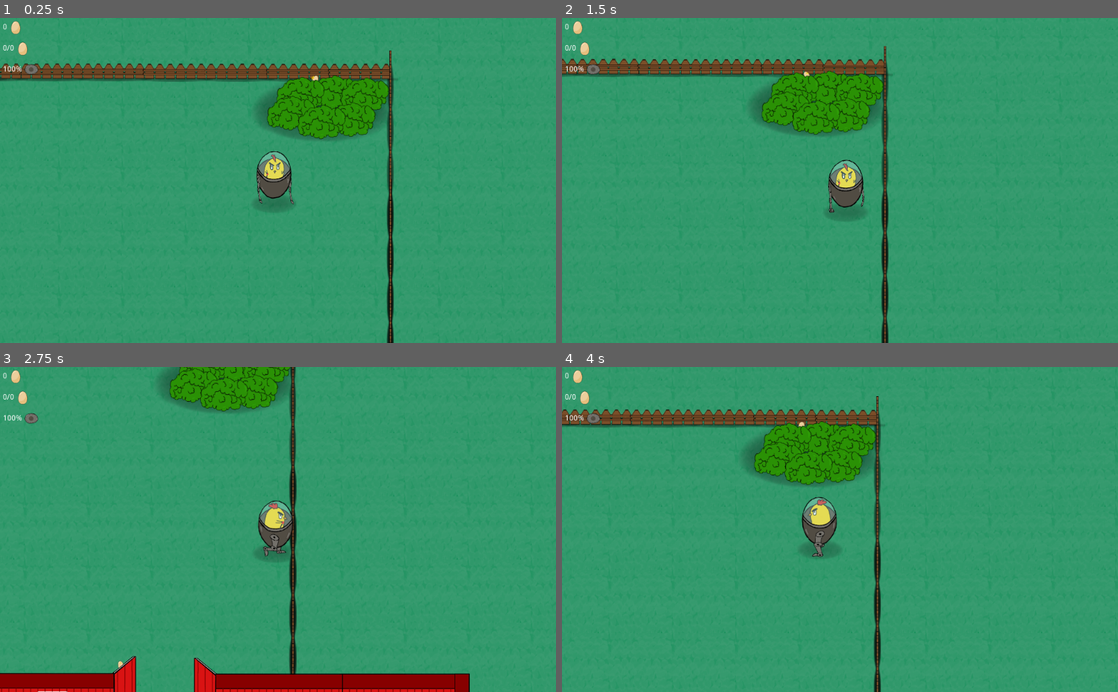
Above: before the commit, frames 1-4 (two rows, left to right).
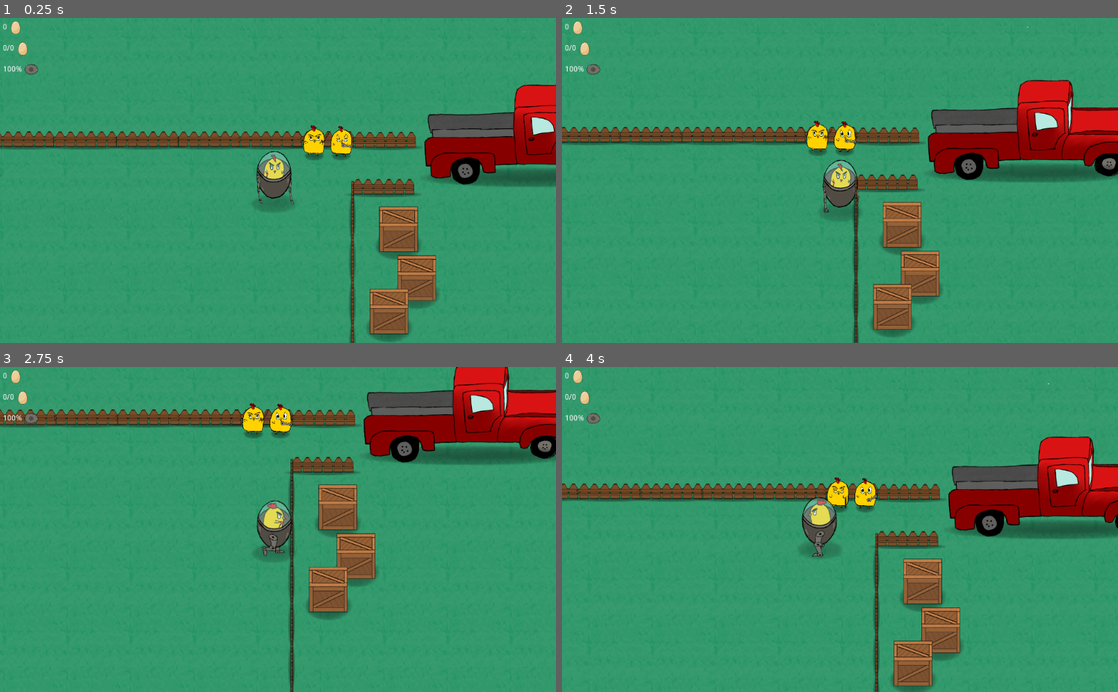
Above: after the commit, the same moments.

Repository: CiaranWoodward/LD46
Game: Godot game, scene res://Levels/FarmLevel.tscn
The game is run twice, just before and just after one commit, with the same random seed, the same clock (stepped at 60 frames per second) and the same inputs. This scene is started directly instead of the project's main scene.
Inputs (mouse positions are in pixels of both pictures, inside the frame that each line leads up to):
- Up to frame 1 (0.25 s): no input
- Up to frame 2 (1.5 s): tap Enter (ui_accept) at 0.5, 0.77 s; move the mouse to (962, 164) at 0.52 s; hold Right (player_right) 0.53-1.28 s; click (962, 164) at 0.6 s; move the mouse to (728, 196) at 1.27 s; hold S (player_down) from 1.28 s (still down); right-click (728, 196) at 1.35 s
- Up to frame 3 (2.75 s): tap Enter (ui_accept) at 1.52 s; move the mouse to (333, 458) at 2.02 s; release S (player_down) at 2.03 s; hold Right (player_right) from 2.03 s (still down); click (333, 458) at 2.1 s
- Up to frame 4 (4 s): move the mouse to (812, 594) at 2.77 s; release Right (player_right) at 2.78 s; hold W (player_up) 2.78-3.53 s; right-click (812, 594) at 2.85 s; click (812, 594) at 2.92 s; tap Enter (ui_accept) at 3.02, 3.77 s; move the mouse to (1006, 578) at 3.52 s; hold A (player_left) from 3.53 s (still down); click (1006, 578) at 3.6 s

The runs differ from the first frame. In frame 1, 21% of the frame differs, in the area x 0-100%, y 0-100%; in frame 2, 23%; in frame 3, 24%; in frame 4, 22%.

Commit message:
added npc to barn level and truck

Diff:
--- /dev/null
+++ b/Chicks/GuideChick.tscn
@@ -0,0 +1,76 @@
+[gd_scene load_steps=9 format=2]
+
+[ext_resource path="res://Chicks/Graphics/Guide1.png" type="Texture" id=1]
+[ext_resource path="res://Chicks/Graphics/Guide3.png" type="Texture" id=2]
+[ext_resource path="res://Chicks/Graphics/Guide0.png" type="Texture" id=3]
+[ext_resource path="res://Chicks/Graphics/Guide2.png" type="Texture" id=4]
+[ext_resource path="res://Scenery/Graphics/Shadow_@0.5x.png" type="Texture" id=5]
+
+[sub_resource type="SpriteFrames" id=1]
+animations = [ {
+"frames": [ ExtResource( 3 ), ExtResource( 1 ), ExtResource( 3 ), ExtResource( 2 ), ExtResource( 3 ), ExtResource( 1 ), ExtResource( 4 ), ExtResource( 1 ), ExtResource( 3 ), ExtResource( 2 ) ],
+"loop": true,
+"name": "default",
+"speed": 5.0
+} ]
+
+[sub_resource type="CapsuleShape2D" id=2]
+radius = 9.36987
+height = 40.8233
+
+[sub_resource type="Animation" id=3]
+resource_name = "Wobble"
+length = 0.4
+loop = true
+tracks/0/type = "value"
+tracks/0/path = NodePath("AnimatedSprite:playing")
+tracks/0/interp = 1
+tracks/0/loop_wrap = true
+tracks/0/imported = false
+tracks/0/enabled = true
+tracks/0/keys = {
+"times": PoolRealArray( 0 ),
+"transitions": PoolRealArray( 1 ),
+"update": 1,
+"values": [ true ]
+}
+tracks/1/type = "value"
+tracks/1/path = NodePath("AnimatedSprite:rotation_degrees")
+tracks/1/interp = 1
+tracks/1/loop_wrap = true
+tracks/1/imported = false
+tracks/1/enabled = true
+tracks/1/keys = {
+"times": PoolRealArray( 0, 0.2, 0.4 ),
+"transitions": PoolRealArray( -2, -2, 1 ),
+"update": 0,
+"values": [ -2.50026, 2.5, -2.50026 ]
+}
+
+[node name="GuideChick" type="StaticBody2D"]
+collision_layer = 2
+collision_mask = 69
+
+[node name="Shadow_05x" type="Sprite" parent="."]
+position = Vector2( 0, 61.2714 )
+scale = Vector2( 0.5, 0.5 )
+texture = ExtResource( 5 )
+
+[node name="AnimatedSprite" type="AnimatedSprite" parent="."]
+position = Vector2( 3.87257, 41.4574 )
+rotation = 0.00245379
+scale = Vector2( 0.5, 0.5 )
+frames = SubResource( 1 )
+frame = 7
+speed_scale = 0.6
+playing = true
+
+[node name="Position2D" type="Position2D" parent="."]
+position = Vector2( 0, 60 )
+
+[node name="CollisionShape2D" type="CollisionShape2D" parent="."]
+rotation = 1.5708
+shape = SubResource( 2 )
+
+[node name="AnimationPlayer" type="AnimationPlayer" parent="."]
+anims/Wobble = SubResource( 3 )
--- /dev/null
+++ b/Chicks/MechChick.tscn
@@ -0,0 +1,76 @@
+[gd_scene load_steps=9 format=2]
+
+[ext_resource path="res://Chicks/Graphics/Mech0.png" type="Texture" id=1]
+[ext_resource path="res://Chicks/Graphics/Mech3.png" type="Texture" id=2]
+[ext_resource path="res://Chicks/Graphics/Mech2.png" type="Texture" id=3]
+[ext_resource path="res://Chicks/Graphics/Mech1.png" type="Texture" id=4]
+[ext_resource path="res://Scenery/Graphics/Shadow_@0.5x.png" type="Texture" id=5]
+
+[sub_resource type="SpriteFrames" id=1]
+animations = [ {
+"frames": [ ExtResource( 1 ), ExtResource( 4 ), ExtResource( 1 ), ExtResource( 4 ), ExtResource( 3 ), ExtResource( 1 ), ExtResource( 4 ), ExtResource( 1 ), ExtResource( 4 ), ExtResource( 2 ) ],
+"loop": true,
+"name": "default",
+"speed": 5.0
+} ]
+
+[sub_resource type="CapsuleShape2D" id=2]
+radius = 11.4083
+height = 44.2575
+
+[sub_resource type="Animation" id=3]
+resource_name = "Wobble"
+loop = true
+step = 0.05
+tracks/0/type = "value"
+tracks/0/path = NodePath("AnimatedSprite:playing")
+tracks/0/interp = 1
+tracks/0/loop_wrap = true
+tracks/0/imported = false
+tracks/0/enabled = true
+tracks/0/keys = {
+"times": PoolRealArray( 0 ),
+"transitions": PoolRealArray( 1 ),
+"update": 1,
+"values": [ true ]
+}
+tracks/1/type = "value"
+tracks/1/path = NodePath("AnimatedSprite:position")
+tracks/1/interp = 1
+tracks/1/loop_wrap = true
+tracks/1/imported = false
+tracks/1/enabled = true
+tracks/1/keys = {
+"times": PoolRealArray( 0, 0.4, 0.5, 0.6, 1 ),
+"transitions": PoolRealArray( 1, 1.68179, 0.68302, 1, 1 ),
+"update": 0,
+"values": [ Vector2( 13.1722, 22.1533 ), Vector2( 13.1722, 22.1533 ), Vector2( 13.1722, 25.4704 ), Vector2( 13.1722, 22.1533 ), Vector2( 13.1722, 22.1533 ) ]
+}
+
+[node name="MechChick" type="StaticBody2D"]
+collision_layer = 2
+collision_mask = 69
+
+[node name="Shadow_05x" type="Sprite" parent="."]
+position = Vector2( 0, 54.702 )
+scale = Vector2( 0.5, 0.5 )
+texture = ExtResource( 5 )
+
+[node name="Position2D" type="Position2D" parent="."]
+position = Vector2( 0, 60 )
+
+[node name="AnimatedSprite" type="AnimatedSprite" parent="."]
+position = Vector2( 13.1722, 22.1533 )
+scale = Vector2( 0.5, 0.5 )
+frames = SubResource( 1 )
+frame = 4
+speed_scale = 0.55
+playing = true
+offset = Vector2( -15.308, 29.9265 )
+
+[node name="CollisionShape2D" type="CollisionShape2D" parent="."]
+rotation = 1.5708
+shape = SubResource( 2 )
+
+[node name="AnimationPlayer" type="AnimationPlayer" parent="."]
+anims/Wobble = SubResource( 3 )
--- a/Levels/FarmLevel.tscn
+++ b/Levels/FarmLevel.tscn
@@ -20,6 +20,10 @@
 [ext_resource path="res://Menu/HUD.tscn" type="PackedScene" id=18]
 [ext_resource path="res://LevelNavMesh.gd" type="Script" id=19]
 [ext_resource path="res://Enemies/Farmer.tscn" type="PackedScene" id=20]
+[ext_resource path="res://Chicks/MechChick.tscn" type="PackedScene" id=21]
+[ext_resource path="res://Chicks/GuideChick.tscn" type="PackedScene" id=22]
+[ext_resource path="res://Scenery/Coop.tscn" type="PackedScene" id=23]
+[ext_resource path="res://Scenery/Truck.tscn" type="PackedScene" id=24]
 
 [sub_resource type="NavigationPolygon" id=1]
 vertices = PoolVector2Array( 503.751, -840, 520, -360, -160, -360, -920, -840, 1680, 680, 1040, 680, 1058.48, -3.71692, …(479 unchanged characters)…
@@ -32,6 +36,7 @@
 outlines = [ PoolVector2Array( 3680, -840, 3680, -80, 4880, -80, 4880, 200, 3720, 200, 3680, 1760, 5000, 1760, 5000, 14 …(371 unchanged characters)…
 
 [node name="FarmLevel" type="Node2D"]
+position = Vector2( 139.551, 14.2218 )
 
 [node name="Node2D" type="Node2D" parent="."]
 z_index = -1000
@@ -125,7 +130,7 @@
 }
 
 [node name="Player" parent="YSort" instance=ExtResource( 3 )]
-position = Vector2( -170.971, -1640.37 )
+position = Vector2( 6638.13, -2678.92 )
 
 [node name="Camera2D" type="Camera2D" parent="YSort/Player"]
 position = Vector2( 11.1426, 0 )
@@ -2270,6 +2275,16 @@
 rotation = 3.14159
 scale = Vector2( 1, -1 )
 
+[node name="FenceFront242" parent="YSort/YSort2" instance=ExtResource( 7 )]
+position = Vector2( -3247.89, 1964.94 )
+rotation = 3.14159
+scale = Vector2( 1, -1 )
+
+[node name="FenceFront241" parent="YSort/YSort2" instance=ExtResource( 7 )]
+position = Vector2( -3243.08, 2095.07 )
+rotation = 3.14159
+scale = Vector2( 1, -1 )
+
 [node name="FenceFront240" parent="YSort/YSort2" instance=ExtResource( 7 )]
 position = Vector2( -2072.69, 6930.36 )
 rotation = 3.14159
@@ -3123,6 +3138,30 @@
 
 [node name="Farmer8" parent="YSort" instance=ExtResource( 20 )]
 position = Vector2( 1480, -400 )
+
+[node name="Coop" parent="YSort" instance=ExtResource( 23 )]
+position = Vector2( -811.239, -1726.7 )
+
+[node name="MechChick" parent="YSort" instance=ExtResource( 21 )]
+position = Vector2( -811.916, -1642.15 )
+
+[node name="MechChick2" parent="YSort" instance=ExtResource( 21 )]
+position = Vector2( 3397.5, -1361.8 )
+
+[node name="MechChick3" parent="YSort" instance=ExtResource( 21 )]
+position = Vector2( 6823.76, -2803.66 )
+
+[node name="GuideChick" parent="YSort" instance=ExtResource( 22 )]
+position = Vector2( -902.539, -1488.77 )
+
+[node name="GuideChick2" parent="YSort" instance=ExtResource( 22 )]
+position = Vector2( 3320.17, -1365.46 )
+
+[node name="GuideChick3" parent="YSort" instance=ExtResource( 22 )]
+position = Vector2( 6749.43, -2809.54 )
+
+[node name="Truck" parent="YSort" instance=ExtResource( 24 )]
+position = Vector2( 7344.31, -2747.29 )
 
 [node name="HUD" parent="." instance=ExtResource( 18 )]
 
--- /dev/null
+++ b/Scenery/Coop.tscn
@@ -0,0 +1,41 @@
+[gd_scene load_steps=5 format=2]
+
+[ext_resource path="res://Scenery/Graphics/Barn/Coop_@0.5x.png" type="Texture" id=1]
+[ext_resource path="res://Scenery/Graphics/Shadow_@0.5x.png" type="Texture" id=2]
+
+[sub_resource type="RectangleShape2D" id=1]
+extents = Vector2( 139.809, 94.8291 )
+
+[sub_resource type="RectangleShape2D" id=2]
+extents = Vector2( 3.55743, 77.2066 )
+
+[node name="Coop" type="StaticBody2D"]
+
+[node name="Shadow_05x2" type="Sprite" parent="."]
+position = Vector2( 1.44284, 275.46 )
+scale = Vector2( 1.07007, 0.601402 )
+texture = ExtResource( 2 )
+
+[node name="Shadow_05x3" type="Sprite" parent="."]
+position = Vector2( 2.36632, 161.264 )
+scale = Vector2( 2.72137, 3.56857 )
+texture = ExtResource( 2 )
+
+[node name="Sprite" type="Sprite" parent="."]
+position = Vector2( 9.4906, 60.2421 )
+texture = ExtResource( 1 )
+
+[node name="Position2D" type="Position2D" parent="."]
+position = Vector2( 0, 60 )
+
+[node name="CollisionShape2D" type="CollisionShape2D" parent="."]
+position = Vector2( 1.44794, 13.0316 )
+shape = SubResource( 1 )
+
+[node name="CollisionShape2D2" type="CollisionShape2D" parent="."]
+position = Vector2( -51.618, 157.468 )
+shape = SubResource( 2 )
+
+[node name="CollisionShape2D3" type="CollisionShape2D" parent="."]
+position = Vector2( 55.5384, 155.507 )
+shape = SubResource( 2 )
--- /dev/null
+++ b/Scenery/Truck.tscn
@@ -0,0 +1,31 @@
+[gd_scene load_steps=5 format=2]
+
+[ext_resource path="res://Scenery/Truck_Front_@0.5x.png" type="Texture" id=1]
+[ext_resource path="res://Scenery/Truck_@0.5x.png" type="Texture" id=2]
+[ext_resource path="res://Scenery/Graphics/Shadow_@0.5x.png" type="Texture" id=3]
+
+[sub_resource type="RectangleShape2D" id=1]
+extents = Vector2( 268.596, 50.8513 )
+
+[node name="Truck" type="StaticBody2D"]
+
+[node name="Shadow_05x" type="Sprite" parent="."]
+position = Vector2( 0, 58.47 )
+scale = Vector2( 5.67296, 1 )
+texture = ExtResource( 3 )
+
+[node name="Position2D" type="Position2D" parent="."]
+position = Vector2( 0, 60 )
+
+[node name="Truck_05x" type="Sprite" parent="."]
+position = Vector2( 11.8439, -129.935 )
+z_index = -10
+texture = ExtResource( 2 )
+
+[node name="Truck_Front_05x" type="Sprite" parent="."]
+position = Vector2( 12.3067, -130.161 )
+z_index = 10
+texture = ExtResource( 1 )
+
+[node name="CollisionShape2D" type="CollisionShape2D" parent="."]
+shape = SubResource( 1 )
Binary file added: Chicks/Graphics/Guide0.png
Not shown, added: Chicks/Graphics/Guide0.png.import
Binary file added: Chicks/Graphics/Guide1.png
Not shown, added: Chicks/Graphics/Guide1.png.import
Binary file added: Chicks/Graphics/Guide2.png
Not shown, added: Chicks/Graphics/Guide2.png.import
Binary file added: Chicks/Graphics/Guide3.png
Not shown, added: Chicks/Graphics/Guide3.png.import
Binary file added: Chicks/Graphics/Mech0.png
Not shown, added: Chicks/Graphics/Mech0.png.import
Binary file added: Chicks/Graphics/Mech1.png
Not shown, added: Chicks/Graphics/Mech1.png.import
(and 15 more such lines)
